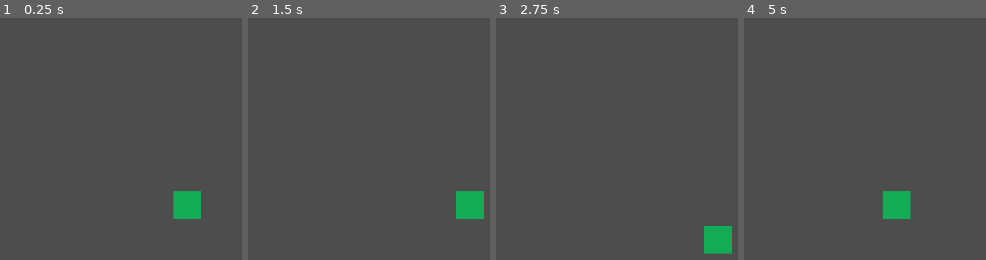
Above: before the commit, frames 1-4 (left to right).
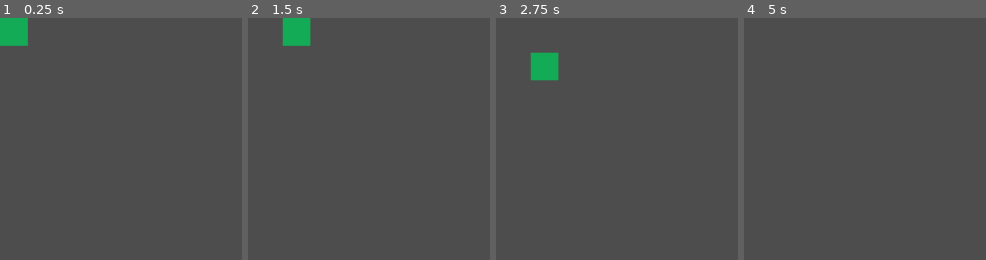
Above: after the commit, the same moments.

Repository: jedim101/snake
Game: Godot game, scene res://scenes/main.tscn
The game is run twice, just before and just after one commit, with the same random seed, the same clock (stepped at 60 frames per second) and the same inputs.
Inputs:
- Up to frame 1 (0.25 s): no input
- Up to frame 2 (1.5 s): tap Enter at 0.5 s; hold Right (move_right) 0.53-1.28 s; tap Space at 1.25 s; hold Down (move_down) from 1.28 s (still down)
- Up to frame 3 (2.75 s): release Down (move_down) at 2.03 s; hold Right (move_right) from 2.03 s (still down)
- Up to frame 4 (5 s): tap Enter at 2.75, 4.25 s; release Right (move_right) at 2.78 s; hold Up (move_up) 2.78-3.53 s; tap Space at 3.5 s; hold Left (move_left) from 3.53 s (still down)

The runs differ from the first frame. In frame 1, 2.7% of the frame differs, in the area x 0-84%, y 0-84%; in frame 2, 2.7%; in frame 3, 2.7%, in the area x 14-98%, y 14-98%; in frame 4, 1.3%.

Commit message:
head is now node in main scene

Diff:
--- /dev/null
+++ b/scenes/main.gd
@@ -0,0 +1,23 @@
+extends Node
+
+var screen_size # Size of the game window.
+var direction = Vector2(1, 0)
+
+func _ready():
+	$Timer.start()
+	# screen_size = get_viewport_rect().size
+
+func _process(_delta):
+	if Input.is_action_pressed("move_right"):
+		direction = Vector2(1, 0)
+	elif Input.is_action_pressed("move_left"):
+		direction = Vector2(-1, 0)
+	elif Input.is_action_pressed("move_down"):
+		direction = Vector2(0, 1)
+	elif Input.is_action_pressed("move_up"):
+		direction = Vector2(0, -1)
+
+func _on_Timer_timeout():
+	$Head.position += direction * 50
+
+	$Timer.start()
--- a/scenes/main.tscn
+++ b/scenes/main.tscn
@@ -1,11 +1,24 @@
 [gd_scene load_steps=3 format=3 uid="uid://bcsl3cjm6gxbx"]
 
-[ext_resource type="PackedScene" uid="uid://7mwf5xsgdmtc" path="res://scenes/player.tscn" id="1_yoeac"]
+[ext_resource type="Script" path="res://scenes/main.gd" id="1_s41xl"]
 
-[sub_resource type="GDScript" id="GDScript_8mnxq"]
+[sub_resource type="RectangleShape2D" id="RectangleShape2D_2m70s"]
+size = Vector2(40, 40)
 
 [node name="Main" type="Node"]
-script = SubResource("GDScript_8mnxq")
+script = ExtResource("1_s41xl")
 
-[node name="Player" parent="." instance=ExtResource("1_yoeac")]
-position = Vector2(250, 250)
+[node name="Timer" type="Timer" parent="."]
+
+[node name="Head" type="Area2D" parent="."]
+
+[node name="ColorRect" type="ColorRect" parent="Head"]
+offset_right = 40.0
+offset_bottom = 40.0
+color = Color(0.0755415, 0.672819, 0.336423, 1)
+
+[node name="CollisionShape2D" type="CollisionShape2D" parent="Head"]
+position = Vector2(20, 20)
+shape = SubResource("RectangleShape2D_2m70s")
+
+[connection signal="timeout" from="Timer" to="." method="_on_Timer_timeout"]
--- a/scenes/player.gd
+++ /dev/null
@@ -1,23 +0,0 @@
-extends Area2D
-
-var screen_size # Size of the game window.
-var direction = Vector2(1, 0)
-
-func _ready():
-	$Timer.start()
-	screen_size = get_viewport_rect().size
-
-func _process(_delta):
-	if Input.is_action_pressed("move_right"):
-		direction = Vector2(1, 0)
-	elif Input.is_action_pressed("move_left"):
-		direction = Vector2(-1, 0)
-	elif Input.is_action_pressed("move_down"):
-		direction = Vector2(0, 1)
-	elif Input.is_action_pressed("move_up"):
-		direction = Vector2(0, -1)
-
-func _on_Timer_timeout():
-	position += direction * 50
-
-	$Timer.start()
